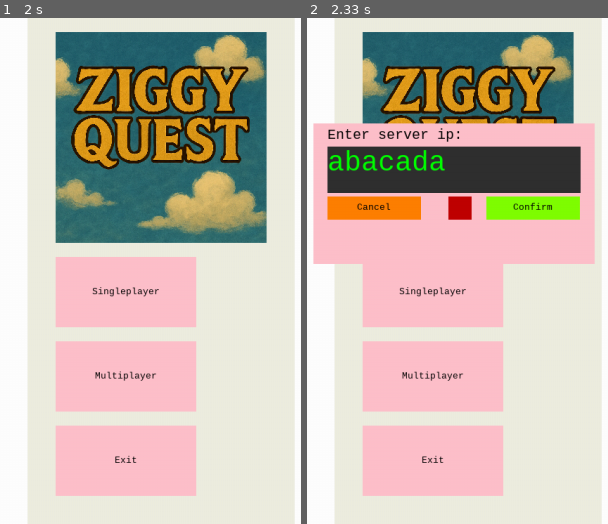
Above: before the commit, frames 1-2 (left to right).
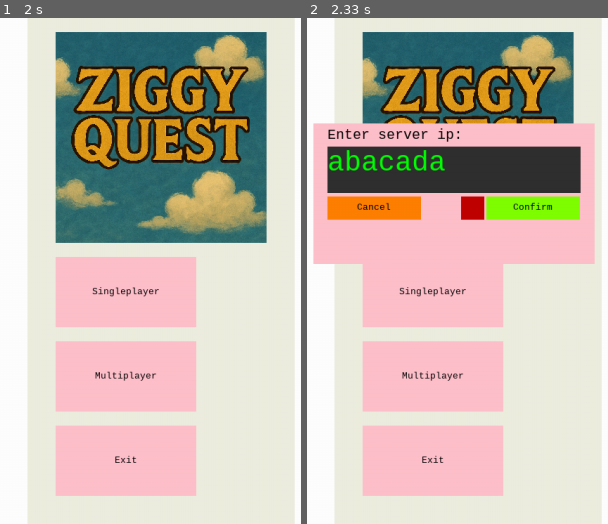
Above: after the commit, the same moments.

Repository: Tysek64/ziggyquest
Game: pygame game, started from src/GUIMain.py
The game is run twice, just before and just after one commit, with the same random seed, the same clock (stepped at 60 frames per second) and the same inputs.
Inputs (mouse positions are in pixels of both pictures, inside the frame that each line leads up to):
- Up to frame 1 (2 s): click (228, 382) at 0.9 s; tap Enter at 1.67 s
- Up to frame 2 (2.33 s): click (406, 402) at 2.07 s

Frame 1 is identical in both runs. In frame 2, 0.4% of the frame differs, in the area x 46-60%, y 35-40%.

Commit message:
scaling fixes

Diff:
--- a/src/GUI/drawables/ResizableInputPopup.py
+++ b/src/GUI/drawables/ResizableInputPopup.py
@@ -48,7 +48,7 @@
         # Position to the left of accept_button, with same vertical alignment
         checkbox_size = (self.__button_size[1], self.__button_size[1])  # square checkbox
         checkbox_pos = (
-            self.accept_button.position.left - self.__left_margin - checkbox_size[0],
+            self.accept_button.position.left - self.__left_margin * 0.1 - checkbox_size[0],
             self.accept_button.position.top
         )
 
Not shown, changed: README.md
